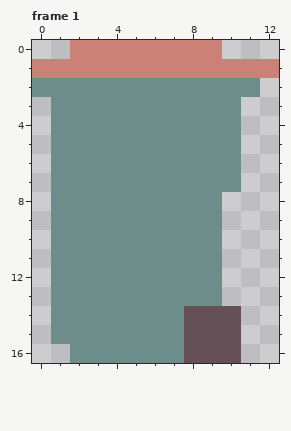
Pixel-art file -- src/art/bin.aseprite. Above, as it was before the edit.
13x17 pixels, 3 frames. Shown: frame 1.
After:
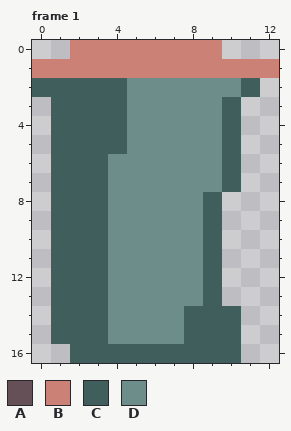
Palette (. is transparent): A #655057  B #cb8175  C #3f5e5c  D #6d8d8a
The exact change:
Frame 1, layer "bin":
Colour A becomes colour C in rows 14 to 16 at x 8 to 10.
Colour D becomes colour C in row 2 at x 0 to 4 and 11; in rows 3 to 5 at x 1 to 4 and 10; in rows 6 to 7 at x 1 to 3 and 10; in rows 8 to 13 at x 1 to 3 and 9; in rows 14 to 15 at x 1 to 3; in row 16 at x 2 to 7.
Pixel boxes of the changes (left, top, right, bottom) in both pictures:
changed: (32, 78, 260, 363)
